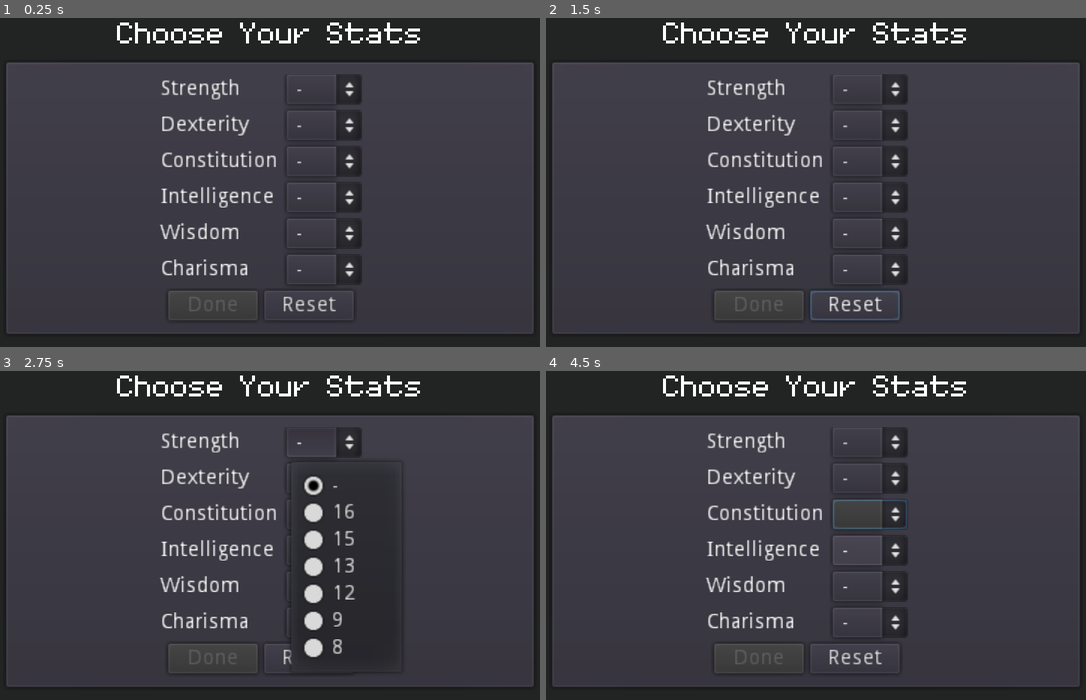
Above: before the commit, frames 1-4 (two rows, left to right).
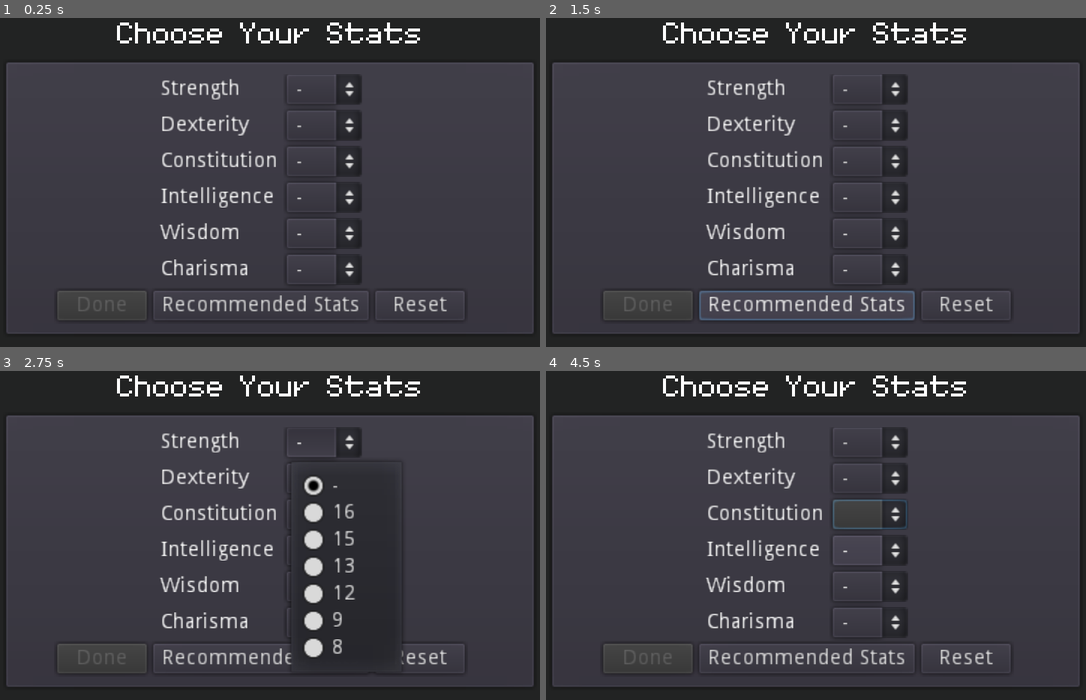
Above: after the commit, the same moments.

Repository: dyerjos/Secret-Santa-2021
Game: Godot game, scene res://character_creator/StatsPicker.tscn
The game is run twice, just before and just after one commit, with the same random seed, the same clock (stepped at 60 frames per second) and the same inputs. This scene is started directly instead of the project's main scene.
Inputs (mouse positions are in pixels of both pictures, inside the frame that each line leads up to):
- Up to frame 1 (0.25 s): no input
- Up to frame 2 (1.5 s): click "Reset" at 0.5 s; click (805, 304) at 1.25 s, where only the run after the commit has a clickable "Recommended Stats"
- Up to frame 3 (2.75 s): click "-" at 2 s
- Up to frame 4 (4.5 s): click "-" at 2.75 s; click "-" at 3.5 s; click "-" at 4.25 s

The runs differ from the first frame. In frame 1, 1.2% of the frame differs, in the area x 10-86%, y 82-90%; in frame 2, 1.7%, in the area x 10-86%, y 82-93%; in frame 3, 0.8%; in frame 4, 1.2%.

Commit message:
more polish, spell work

Diff:
--- a/character_creator/SpellPicker.gd
+++ b/character_creator/SpellPicker.gd
@@ -1,36 +1,84 @@
 extends ColorRect
+
+onready var DoneBtn = $TabContainer/Class/Column/CenterContainer3/HBoxContainer/DoneBtn
+onready var SpellBtn1 = $TabContainer/Class/Column/Row4/SpellPanel/SpellBtn1
+onready var SpellBtn2 = $TabContainer/Class/Column/Row5/SpellPanel/SpellBtn2
+onready var SpellBtn3 = $TabContainer/Class/Column/Row6/SpellPanel/SpellBtn3
+onready var SpellBtn4 = $TabContainer/Class/Column/Row7/SpellPanel/SpellBtn4
+onready var SpellBtn5 = $TabContainer/Class/Column/Row8/SpellPanel/SpellBtn5
+onready var SpellBtn6 = $TabContainer/Class/Column/Row9/SpellPanel/SpellBtn6
+onready var SpellBtn7 = $TabContainer/Class/Column/Row10/SpellPanel/SpellBtn7
+
+
+func _process(delta):
+	done_btn_checker()
+
+func done_btn_checker():
+	if CharacterSheet.player_level_one_spells.size() < 3:
+		DoneBtn.disabled = true
+	else:
+		DoneBtn.disabled = false
+		disable_all_buttons()
+
+func renable_all_buttons():
+	SpellBtn1.disabled = false
+	SpellBtn2.disabled = false
+	SpellBtn3.disabled = false
+	SpellBtn4.disabled = false
+	SpellBtn5.disabled = false
+	SpellBtn6.disabled = false
+	SpellBtn7.disabled = false
+
+func disable_all_buttons():
+	SpellBtn1.disabled = true
+	SpellBtn2.disabled = true
+	SpellBtn3.disabled = true
+	SpellBtn4.disabled = true
+	SpellBtn5.disabled = true
+	SpellBtn6.disabled = true
+	SpellBtn7.disabled = true
 
 
 func _on_SpellBtn1_pressed():
-	if CharacterSheet.player_level_one_spells.count() < 3:
+	if CharacterSheet.player_level_one_spells.size() < 3:
 		CharacterSheet.player_level_one_spells.append("Contact Spirits")
+		SpellBtn1.disabled = true
+
+func _on_SpellBtn2_pressed():
+	if CharacterSheet.player_level_one_spells.size() < 3:
+		CharacterSheet.player_level_one_spells.append("Detect Magic")
+		SpellBtn2.disabled = true
+
+func _on_SpellBtn3_pressed():
+	if CharacterSheet.player_level_one_spells.size() < 3:
+		CharacterSheet.player_level_one_spells.append("Magic Missile")
+		SpellBtn3.disabled = true
+
+func _on_SpellBtn4_pressed():
+	if CharacterSheet.player_level_one_spells.size() < 3:
+		CharacterSheet.player_level_one_spells.append("Charm Person")
+		SpellBtn4.disabled = true
+
+func _on_SpellBtn5_pressed():
+	if CharacterSheet.player_level_one_spells.size() < 3:
+		CharacterSheet.player_level_one_spells.append("Invisibility")
+		SpellBtn5.disabled = true
+
+func _on_SpellBtn6_pressed():
+	if CharacterSheet.player_level_one_spells.size() < 3:
+		CharacterSheet.player_level_one_spells.append("Telepathy")
+		SpellBtn6.disabled = true
+
+func _on_SpellBtn7_pressed():
+	if CharacterSheet.player_level_one_spells.size() < 3:
+		CharacterSheet.player_level_one_spells.append("Alarm")
+		SpellBtn7.disabled = true
 
 
-func _on_SpellBtn2_pressed():
-	if CharacterSheet.player_level_one_spells.count() < 3:
-		CharacterSheet.player_level_one_spells.append("Detect Magic")
+func _on_DoneBtn_pressed():
+	print("going to next scene")
 
 
-func _on_SpellBtn3_pressed():
-	if CharacterSheet.player_level_one_spells.count() < 3:
-		CharacterSheet.player_level_one_spells.append("Magic Missile")
-
-
-func _on_SpellBtn4_pressed():
-	if CharacterSheet.player_level_one_spells.count() < 3:
-		CharacterSheet.player_level_one_spells.append("Charm Person")
-
-
-func _on_SpellBtn5_pressed():
-	if CharacterSheet.player_level_one_spells.count() < 3:
-		CharacterSheet.player_level_one_spells.append("Invisibility")
-
-
-func _on_SpellBtn6_pressed():
-	if CharacterSheet.player_level_one_spells.count() < 3:
-		CharacterSheet.player_level_one_spells.append("Telepathy")
-
-
-func _on_SpellBtn7_pressed():
-	if CharacterSheet.player_level_one_spells.count() < 3:
-		CharacterSheet.player_level_one_spells.append("Alarm")
+func _on_ResetBtn_pressed():
+	CharacterSheet.player_level_one_spells.clear()
+	renable_all_buttons()
--- a/character_creator/SpellPicker.tscn
+++ b/character_creator/SpellPicker.tscn
@@ -26,12 +26,12 @@
 }
 
 [node name="Label" type="Label" parent="CenterContainer"]
-margin_left = 102.0
+margin_left = 96.0
 margin_top = 16.0
-margin_right = 298.0
+margin_right = 304.0
 margin_bottom = 44.0
 custom_fonts/font = SubResource( 1 )
-text = "Choose Your Spells"
+text = "Choose Three Spells"
 
 [node name="TabContainer" type="TabContainer" parent="."]
 margin_left = 25.0
@@ -459,3 +459,5 @@
 [connection signal="pressed" from="TabContainer/Class/Column/Row8/SpellPanel/SpellBtn5" to="." method="_on_SpellBtn5_pressed"]
 [connection signal="pressed" from="TabContainer/Class/Column/Row9/SpellPanel/SpellBtn6" to="." method="_on_SpellBtn6_pressed"]
 [connection signal="pressed" from="TabContainer/Class/Column/Row10/SpellPanel/SpellBtn7" to="." method="_on_SpellBtn7_pressed"]
+[connection signal="pressed" from="TabContainer/Class/Column/CenterContainer3/HBoxContainer/DoneBtn" to="." method="_on_DoneBtn_pressed"]
+[connection signal="pressed" from="TabContainer/Class/Column/CenterContainer3/HBoxContainer/ResetBtn" to="." method="_on_ResetBtn_pressed"]
--- a/character_creator/StatsPicker.gd
+++ b/character_creator/StatsPicker.gd
@@ -24,8 +24,18 @@
 
 func _on_DoneBtn_pressed():
 	Scene.change("ClassMovesPicker")
-	# SaveSystem.save_and_encrypt_config()
-	SaveSystem.save_and_encrypt_game()
+
+func _on_HelpBtn_pressed():
+	if CharacterSheet.player_class == "wizard":
+		CharacterSheet.player_str = 8
+		CharacterSheet.player_dex = 9
+		CharacterSheet.player_con = 15
+		CharacterSheet.player_int = 16
+		CharacterSheet.player_wis = 12
+		CharacterSheet.player_cha = 13
+		Scene.change("ClassMovesPicker")
+	else:
+		print("This class needs work for this button")
 
 func _on_ResetBtn_pressed():
 	clear_stats()
@@ -77,11 +87,6 @@
 	WisOptBtn.remove_item(index)
 	ChaOptBtn.remove_item(index)
 
-func done_checker(): # proceed to next scene so player doesn't have to think
-	stats_set_count += 1
-	if stats_set_count == 6:
-		print("done")
-		#TODO: not working?
 
 func done_btn_checker():
 	if CharacterSheet.player_str == "" or CharacterSheet.player_dex == "" or CharacterSheet.player_con == "" or CharacterSheet.player_int == "" or CharacterSheet.player_wis == "" or CharacterSheet.player_cha == "":
@@ -93,34 +98,33 @@
 	CharacterSheet.player_str = StrOptBtn.get_item_text(index)
 	remove_item_at_index(index)
 	StrOptBtn.disabled = true
-	done_checker()
+
 
 func _on_DexOptBtn_item_selected(index):
 	CharacterSheet.player_dex = DexOptBtn.get_item_text(index)
 	remove_item_at_index(index)
 	DexOptBtn.disabled = true
-	done_checker()
+
 
 func _on_ConOptBtn_item_selected(index):
 	CharacterSheet.player_con = ConOptBtn.get_item_text(index)
 	remove_item_at_index(index)
 	ConOptBtn.disabled = true
-	done_checker()
+
 
 func _on_IntOptBtn_item_selected(index):
 	CharacterSheet.player_int = IntOptBtn.get_item_text(index)
 	remove_item_at_index(index)
 	IntOptBtn.disabled = true
-	done_checker()
+
 
 func _on_WisOptBtn_item_selected(index):
 	CharacterSheet.player_wis = WisOptBtn.get_item_text(index)
 	remove_item_at_index(index)
 	WisOptBtn.disabled = true
-	done_checker()
+
 
 func _on_ChaOptBtn_item_selected(index):
 	CharacterSheet.player_cha = ChaOptBtn.get_item_text(index)
 	remove_item_at_index(index)
 	ChaOptBtn.disabled = true
-	done_checker()
--- a/character_creator/StatsPicker.tscn
+++ b/character_creator/StatsPicker.tscn
@@ -204,8 +204,8 @@
 margin_bottom = 164.0
 
 [node name="HBoxContainer" type="HBoxContainer" parent="TabContainer/Class/VBoxContainer/CenterContainer3"]
-margin_left = 103.0
-margin_right = 227.0
+margin_left = 29.0
+margin_right = 301.0
 margin_bottom = 20.0
 
 [node name="DoneBtn" type="Button" parent="TabContainer/Class/VBoxContainer/CenterContainer3/HBoxContainer"]
@@ -215,9 +215,15 @@
 disabled = true
 text = "Done"
 
+[node name="HelpBtn" type="Button" parent="TabContainer/Class/VBoxContainer/CenterContainer3/HBoxContainer"]
+margin_left = 64.0
+margin_right = 208.0
+margin_bottom = 20.0
+text = "Recommended Stats"
+
 [node name="ResetBtn" type="Button" parent="TabContainer/Class/VBoxContainer/CenterContainer3/HBoxContainer"]
-margin_left = 64.0
-margin_right = 124.0
+margin_left = 212.0
+margin_right = 272.0
 margin_bottom = 20.0
 rect_min_size = Vector2( 60, 0 )
 text = "Reset"
@@ -229,4 +235,5 @@
 [connection signal="item_selected" from="TabContainer/Class/VBoxContainer/CenterContainer/VBoxContainer/HBoxContainer5/WisOptBtn" to="." method="_on_WisOptBtn_item_selected"]
 [connection signal="item_selected" from="TabContainer/Class/VBoxContainer/CenterContainer/VBoxContainer/HBoxContainer6/ChaOptBtn" to="." method="_on_ChaOptBtn_item_selected"]
 [connection signal="pressed" from="TabContainer/Class/VBoxContainer/CenterContainer3/HBoxContainer/DoneBtn" to="." method="_on_DoneBtn_pressed"]
+[connection signal="pressed" from="TabContainer/Class/VBoxContainer/CenterContainer3/HBoxContainer/HelpBtn" to="." method="_on_HelpBtn_pressed"]
 [connection signal="pressed" from="TabContainer/Class/VBoxContainer/CenterContainer3/HBoxContainer/ResetBtn" to="." method="_on_ResetBtn_pressed"]
--- a/character_creator/class/ClassPicker.tscn
+++ b/character_creator/class/ClassPicker.tscn
@@ -6,6 +6,12 @@
 [sub_resource type="DynamicFont" id=1]
 size = 32
 outline_color = Color( 0.941176, 0.964706, 0.941176, 1 )
+font_data = ExtResource( 2 )
+
+[sub_resource type="DynamicFont" id=2]
+font_data = ExtResource( 2 )
+
+[sub_resource type="DynamicFont" id=3]
 font_data = ExtResource( 2 )
 
 [node name="ClassPicker" type="ColorRect"]
@@ -273,6 +279,20 @@
 margin_bottom = 80.0
 rect_min_size = Vector2( 0, 80 )
 
+[node name="Label" type="Label" parent="TabContainer/Class/VBoxContainer/Row3/Wizard/ColorRect"]
+margin_right = 90.0
+margin_bottom = 80.0
+rect_scale = Vector2( 1.00142, 1 )
+custom_colors/font_color = Color( 0, 0, 0, 1 )
+custom_fonts/font = SubResource( 2 )
+text = "Practicitioner of magic"
+align = 1
+valign = 1
+autowrap = true
+__meta__ = {
+"_edit_use_anchors_": false
+}
+
 [node name="WizardBtn" type="Button" parent="TabContainer/Class/VBoxContainer/Row3/Wizard"]
 margin_top = 84.0
 margin_right = 90.0
@@ -292,6 +312,19 @@
 margin_right = 94.0
 margin_bottom = 80.0
 rect_min_size = Vector2( 0, 80 )
+
+[node name="Label" type="Label" parent="TabContainer/Class/VBoxContainer/Row3/Unknown1/ColorRect"]
+margin_right = 95.0
+margin_bottom = 80.0
+rect_scale = Vector2( 1, 0.999285 )
+custom_colors/font_color = Color( 0, 0, 0, 1 )
+custom_fonts/font = SubResource( 3 )
+text = "Barbarian, Bard, Cleric, Druid, Fighter, Paladin, Ranger, Thief, and Immolator"
+align = 1
+autowrap = true
+__meta__ = {
+"_edit_use_anchors_": false
+}
 
 [node name="Unknown1Btn" type="Button" parent="TabContainer/Class/VBoxContainer/Row3/Unknown1"]
 margin_top = 84.0
--- a/character_creator/races/WizardRaces.gd
+++ b/character_creator/races/WizardRaces.gd
@@ -1,7 +1,4 @@
 extends ColorRect
-
-
-
 
 
 func _on_Race1_pressed():
--- a/character_creator/races/WizardRaces.tscn
+++ b/character_creator/races/WizardRaces.tscn
@@ -6,6 +6,12 @@
 [sub_resource type="DynamicFont" id=1]
 size = 32
 outline_color = Color( 0.941176, 0.964706, 0.941176, 1 )
+font_data = ExtResource( 2 )
+
+[sub_resource type="DynamicFont" id=2]
+font_data = ExtResource( 2 )
+
+[sub_resource type="DynamicFont" id=3]
 font_data = ExtResource( 2 )
 
 [node name="RacePicker" type="ColorRect"]
@@ -36,7 +42,7 @@
 [node name="TabContainer" type="TabContainer" parent="."]
 margin_top = 60.0
 margin_right = 400.0
-margin_bottom = 180.0
+margin_bottom = 200.0
 rect_scale = Vector2( 1, 1.00336 )
 tabs_visible = false
 __meta__ = {
@@ -57,19 +63,19 @@
 
 [node name="VBoxContainer" type="VBoxContainer" parent="TabContainer/Class"]
 margin_right = 380.0
-margin_bottom = 104.0
+margin_bottom = 124.0
 rect_min_size = Vector2( 380, 0 )
 
 [node name="Row1" type="HBoxContainer" parent="TabContainer/Class/VBoxContainer"]
 margin_right = 380.0
-margin_bottom = 104.0
+margin_bottom = 124.0
 __meta__ = {
 "_edit_use_anchors_": false
 }
 
 [node name="Race1" type="VBoxContainer" parent="TabContainer/Class/VBoxContainer/Row1"]
 margin_right = 90.0
-margin_bottom = 104.0
+margin_bottom = 124.0
 rect_min_size = Vector2( 90, 0 )
 __meta__ = {
 "_edit_use_anchors_": false
@@ -77,19 +83,31 @@
 
 [node name="ColorRect" type="ColorRect" parent="TabContainer/Class/VBoxContainer/Row1/Race1"]
 margin_right = 90.0
+margin_bottom = 100.0
+rect_min_size = Vector2( 0, 100 )
+
+[node name="Label" type="Label" parent="TabContainer/Class/VBoxContainer/Row1/Race1/ColorRect"]
+margin_right = 90.0
 margin_bottom = 80.0
-rect_min_size = Vector2( 0, 80 )
+custom_colors/font_color = Color( 0, 0, 0, 1 )
+custom_fonts/font = SubResource( 2 )
+text = "Magic is as natural as breathing to you. Detect Magic is a cantrip for you."
+align = 1
+autowrap = true
+__meta__ = {
+"_edit_use_anchors_": false
+}
 
 [node name="Race1" type="Button" parent="TabContainer/Class/VBoxContainer/Row1/Race1"]
-margin_top = 84.0
+margin_top = 104.0
 margin_right = 90.0
-margin_bottom = 104.0
+margin_bottom = 124.0
 text = "Elf"
 
 [node name="Race2" type="VBoxContainer" parent="TabContainer/Class/VBoxContainer/Row1"]
 margin_left = 94.0
 margin_right = 184.0
-margin_bottom = 104.0
+margin_bottom = 124.0
 rect_min_size = Vector2( 90, 0 )
 __meta__ = {
 "_edit_use_anchors_": false
@@ -97,13 +115,26 @@
 
 [node name="ColorRect" type="ColorRect" parent="TabContainer/Class/VBoxContainer/Row1/Race2"]
 margin_right = 90.0
-margin_bottom = 80.0
-rect_min_size = Vector2( 0, 80 )
+margin_bottom = 100.0
+rect_min_size = Vector2( 0, 100 )
+
+[node name="Label" type="Label" parent="TabContainer/Class/VBoxContainer/Row1/Race2/ColorRect"]
+margin_right = 90.0
+margin_bottom = 201.0
+rect_scale = Vector2( 0.998935, 0.99894 )
+custom_colors/font_color = Color( 0, 0, 0, 1 )
+custom_fonts/font = SubResource( 3 )
+text = "You can cast the Cure Light Wounds cleric spell as if it was a wizard spell."
+align = 1
+autowrap = true
+__meta__ = {
+"_edit_use_anchors_": false
+}
 
 [node name="Race2" type="Button" parent="TabContainer/Class/VBoxContainer/Row1/Race2"]
-margin_top = 84.0
+margin_top = 104.0
 margin_right = 90.0
-margin_bottom = 104.0
+margin_bottom = 124.0
 text = "Human"
 
 [node name="Race3" type="VBoxContainer" parent="TabContainer/Class/VBoxContainer/Row1"]
Not shown: 1 places in character_creator/class/ClassPicker.tscn that only renumber resources
Not shown: 1 places in character_creator/races/WizardRaces.tscn that only renumber resources
